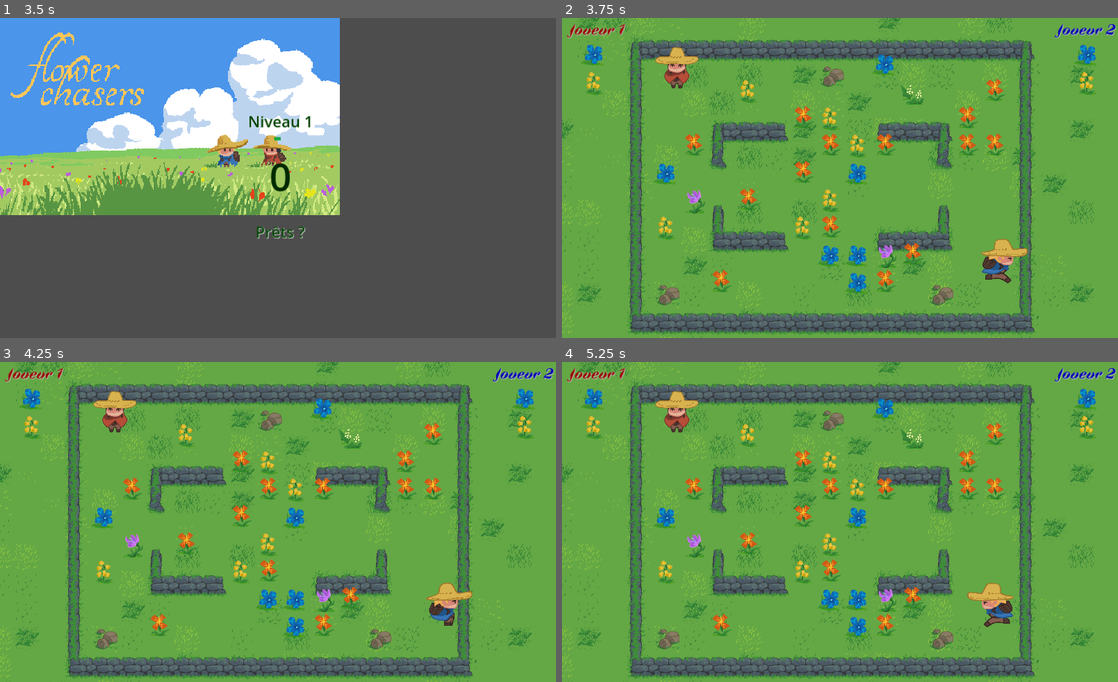
Above: before the commit, frames 1-4 (two rows, left to right).
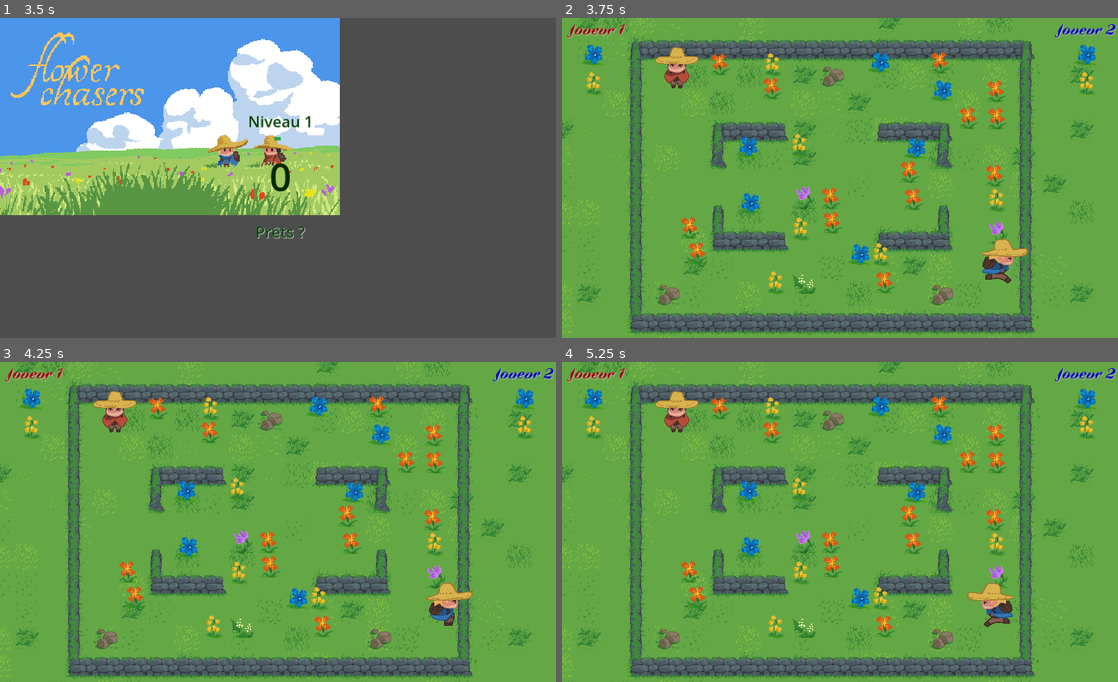
Above: after the commit, the same moments.

Repository: FablabMurat/2025GameJamCantal-1
Game: Godot game, scene res://root.tscn
The game is run twice, just before and just after one commit, with the same random seed, the same clock (stepped at 60 frames per second) and the same inputs.
Inputs:
- Up to frame 1 (3.5 s): click "Start !" at 0.5 s; tap Enter (ui_accept) at 1.25, 1.52, 2, 2.27, 2.75 s; hold Right (ui_right) 1.28-2.78 s; hold Left (ui_left) from 2.78 s (still down)
- Up to frame 2 (3.75 s): release Left (ui_left) at 3.53 s; hold Right (ui_right) from 3.53 s (still down)
- Up to frame 3 (4.25 s): keep holding Right (ui_right); tap Enter (ui_accept) at 3.77 s
- Up to frame 4 (5.25 s): tap Enter (ui_accept) at 4.25, 4.52, 5 s; release Right (ui_right) at 5.03 s; hold Left (ui_left) from 5.03 s (still down)

Frame 1 is identical in both runs. In frame 2, 6.2% of the frame differs, in the area x 16-81%, y 10-87%; in frame 3, 6.2%; in frame 4, 6.2%.

Commit message:
Mis en oeuvre #40 - plantes avec un écart de -10,+10

Diff:
--- a/niveau.gd
+++ b/niveau.gd
@@ -71,7 +71,6 @@
 			# 50% de plantes de décoration, sans effet
 			addplant(1,newplant)
 
-
 func addplant(idxplant, newplant):
 	var niveau = $ZoneJeu/MarkerLevel.get_child(0)
 	var fleurs_tilemap = niveau.get_node("Fleurs")
@@ -85,7 +84,9 @@
 	var random_cell = available_cells[randi() % available_cells.size()]
 	used_cells[random_cell] = true
 
+	var ecartmax = 10
 	newplant.position = fleurs_tilemap.map_to_local(random_cell);
+	newplant.position += Vector2(randi_range(-ecartmax,ecartmax),randi_range(-ecartmax,ecartmax))
 
 	#newplant.y_sort_enabled = true
 	#newplant.z_index = 1
